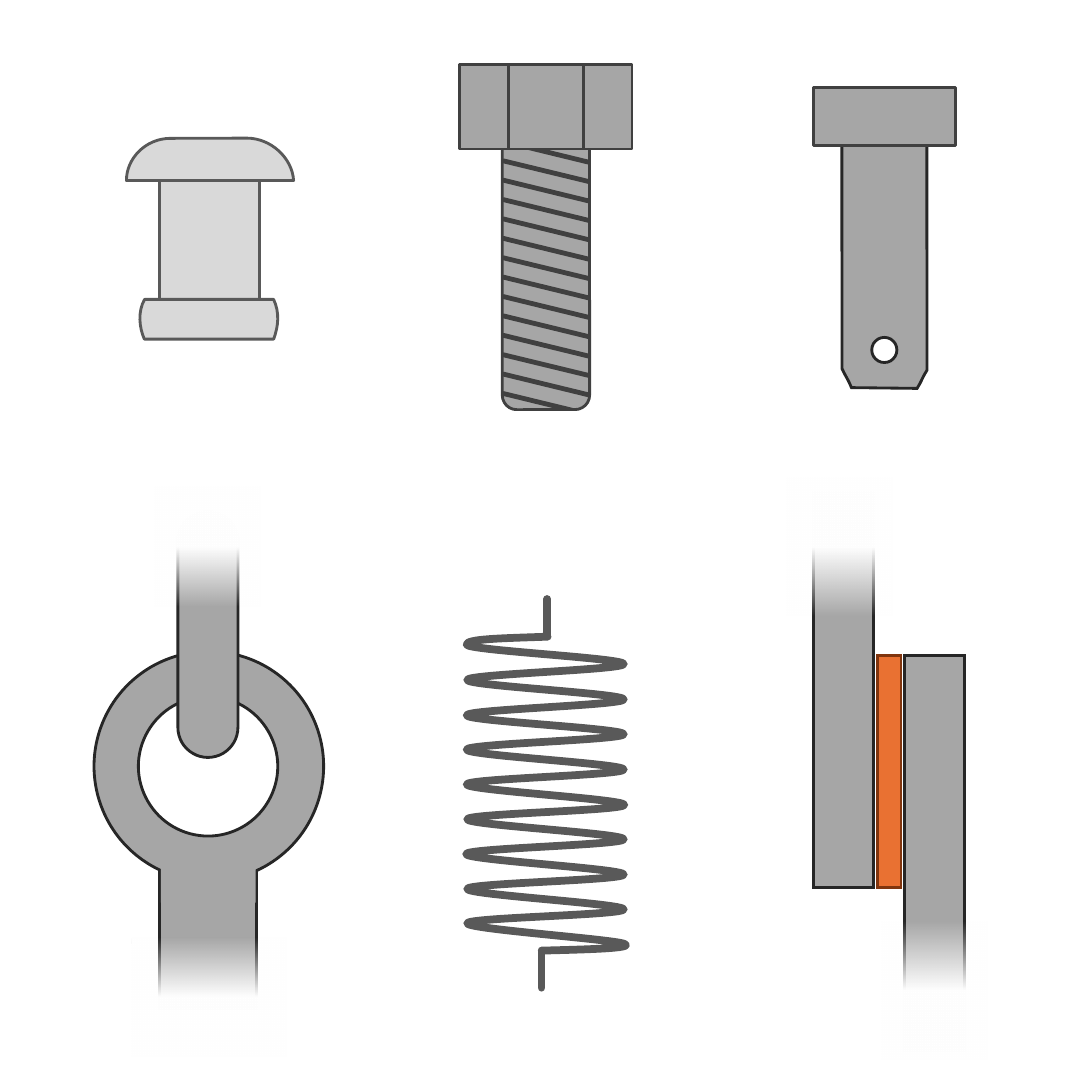
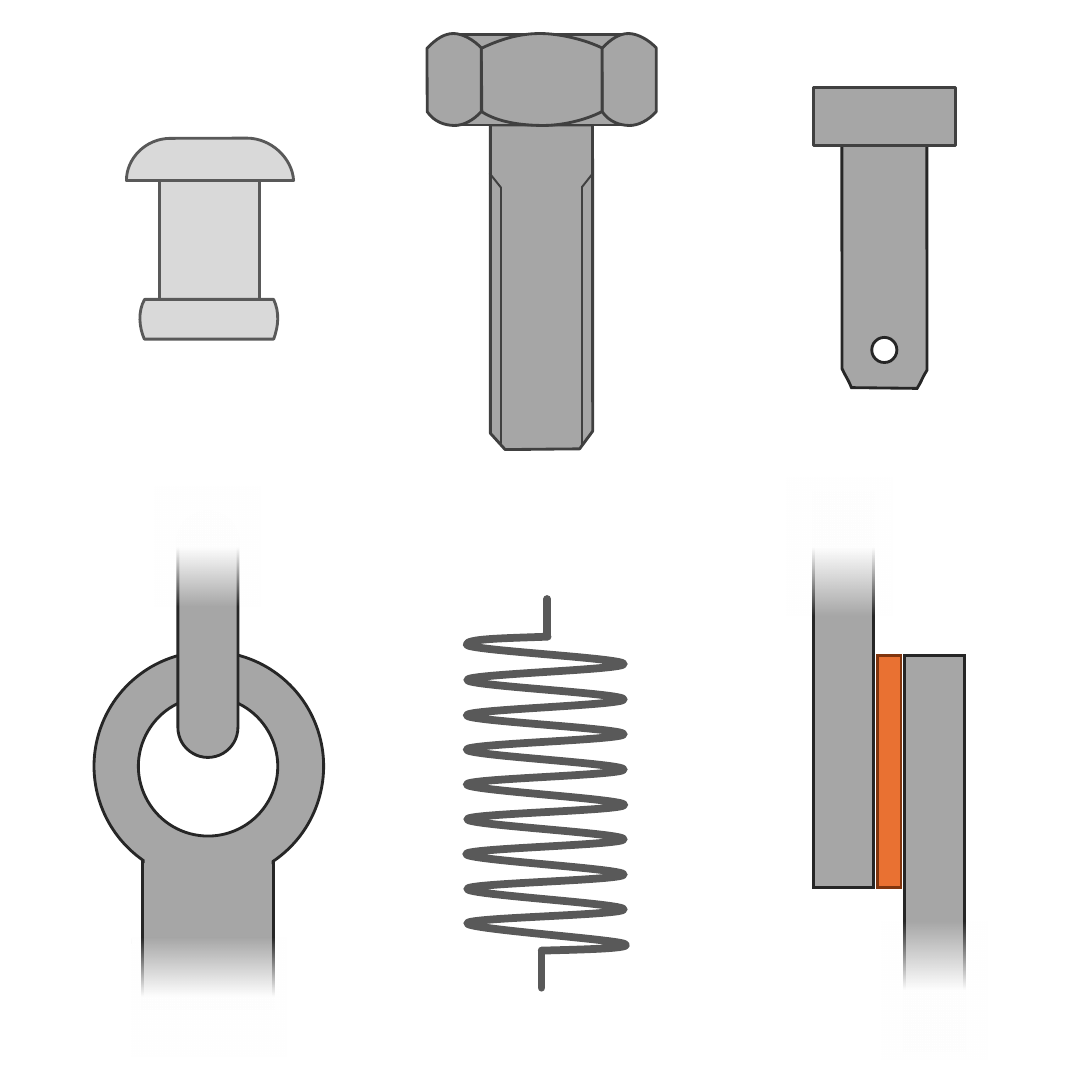
Before and after one commit to m4zeRobot/Project-FoSa, a slide deck: slide 23 of LaTeX B.Sc. LRT/Konstruktionslehre 1&2/images/KE-Images.pptx (slide 20 before the commit). Drawn at 1092x1092 pixels with LibreOffice and Linux fonts; fonts in the diff are those of the drawing. Boxes give left, top, right and bottom in pixels: in the first picture for what was removed or moved away, otherwise in the second. Text is boxed around its words. In the diff, an @@ line names an element or a change of style, - is before the commit and + after.

```diff
--- a/LaTeX B.Sc. LRT/Konstruktionslehre 1&2/images/KE-Images.pptx
+++ b/LaTeX B.Sc. LRT/Konstruktionslehre 1&2/images/KE-Images.pptx
@@ freeform shape added at (425, 35, 481, 126), fill #A6A6A6, outline #404040 0.75 pt @@
@@ rectangle at (453, 35, 631, 126): rotation 0 to 90 degrees @@
@@ freeform shape added at (481, 35, 603, 126), fill #A6A6A6, outline #404040 0.75 pt @@
@@ freeform shape added at (600, 35, 655, 126), fill #A6A6A6, outline #404040 0.75 pt @@
@@ freeform shape added at (491, 125, 593, 449), fill #A6A6A6, outline #404040 0.75 pt @@
@@ line added from (491, 175) to (499, 186), #404040 0.5 pt @@
@@ line added from (593, 175) to (582, 186), #404040 0.5 pt @@
@@ line added from (502, 188) to (502, 443), #404040 0.5 pt @@
@@ line added from (582, 186) to (582, 443), #404040 0.5 pt @@
@@ group removed at (488, 64, 604, 427): 14 lines, 2 rectangles, 1 rounded rectangle @@
@@ rectangle: place and size @@
-rectangle at (158, 856, 255, 1006)
+rectangle at (141, 856, 272, 1006)
@@ rectangle: place and size @@
-rectangle at (161, 843, 255, 904)
+rectangle at (144, 843, 272, 904)
```
Also in this commit, not shown: 4 slides added, 1 slide removed, 5 other files.
